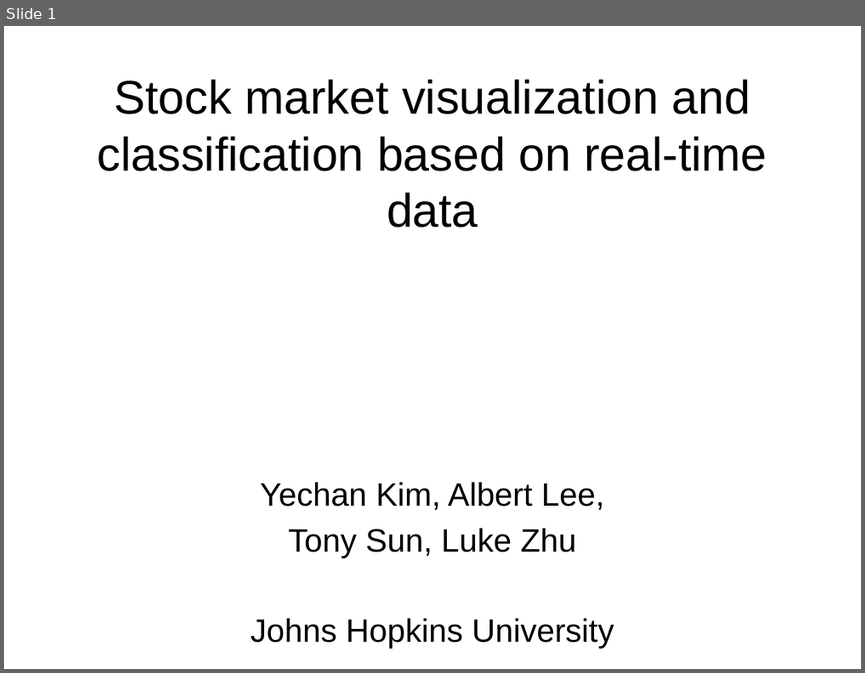
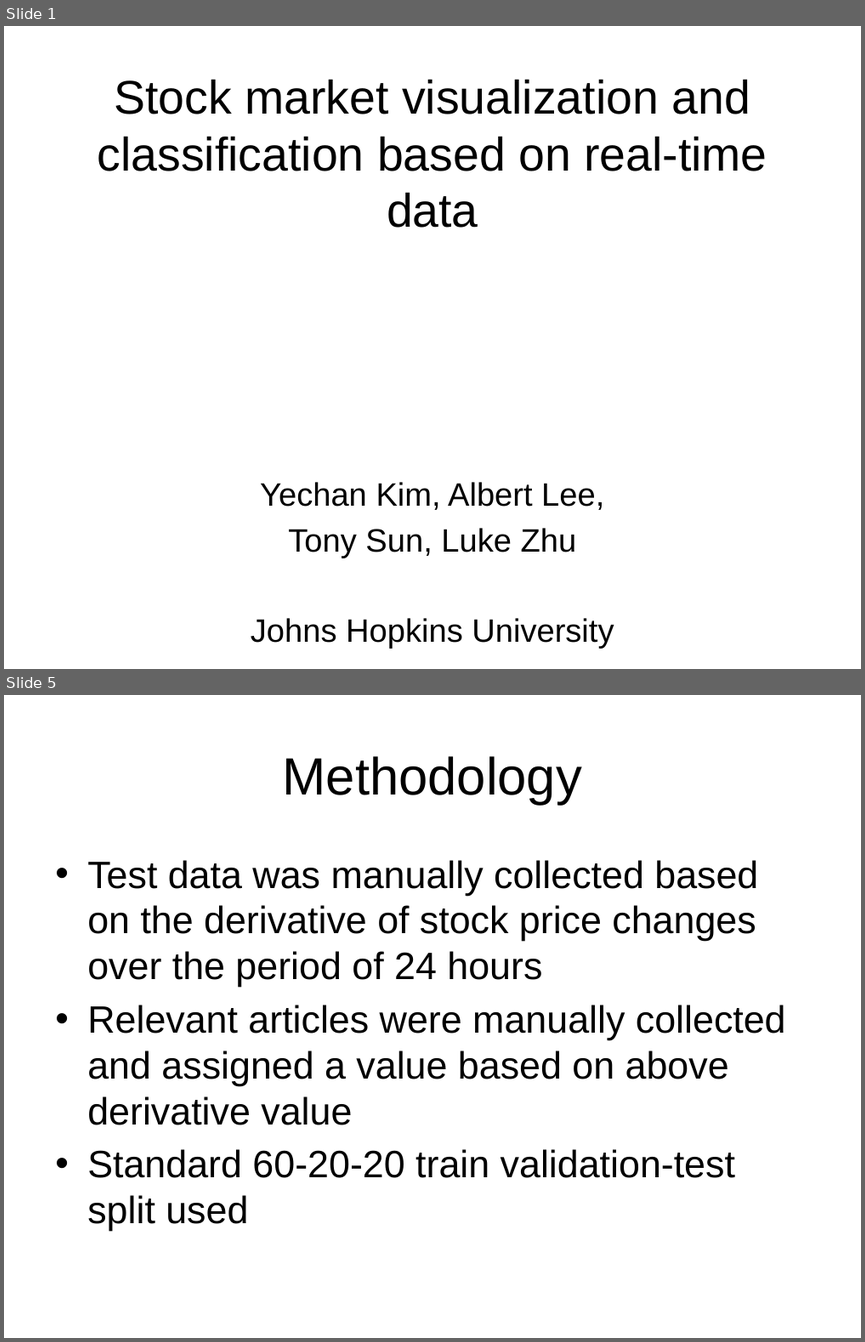
Before and after one commit to toekneesunshine/financialviz, a slide deck: HopHacksFinancialViz.pptx. Shown one above the other, each under a label of ours: slide 1 before the commit, slides 1 and 5 after it; the slides between them are not shown. The pictures are 865x673 and 865x1342 pixels, drawn with LibreOffice and Linux fonts; fonts in the diff are those of the drawing. Boxes give left, top, right and bottom in pixels: in the first picture for what was removed or moved away, otherwise in the second. Text is boxed around its words. In the diff, an @@ line names an element or a change of style, - is before the commit and + after.

```diff
--- a/HopHacksFinancialViz.pptx
+++ b/HopHacksFinancialViz.pptx
@@ slide 5 added at [4, 695, 861, 1338], background #FFFFFF @@
@@ title added at [282, 756, 582, 805], 44 pt, text #000000 @@
+Methodology
@@ text added at [87, 860, 786, 1231], 32 pt, text #000000 @@
+• Test data was manually collected based on the derivative of stock price changes over the period of 24 hours
+• Relevant articles were manually collected and assigned a value based on above derivative value
+• Standard 60-20-20 train validation-test split used
```
Also in this commit, not shown: 3 slides changed, 2 other slides added, 6 other files.
